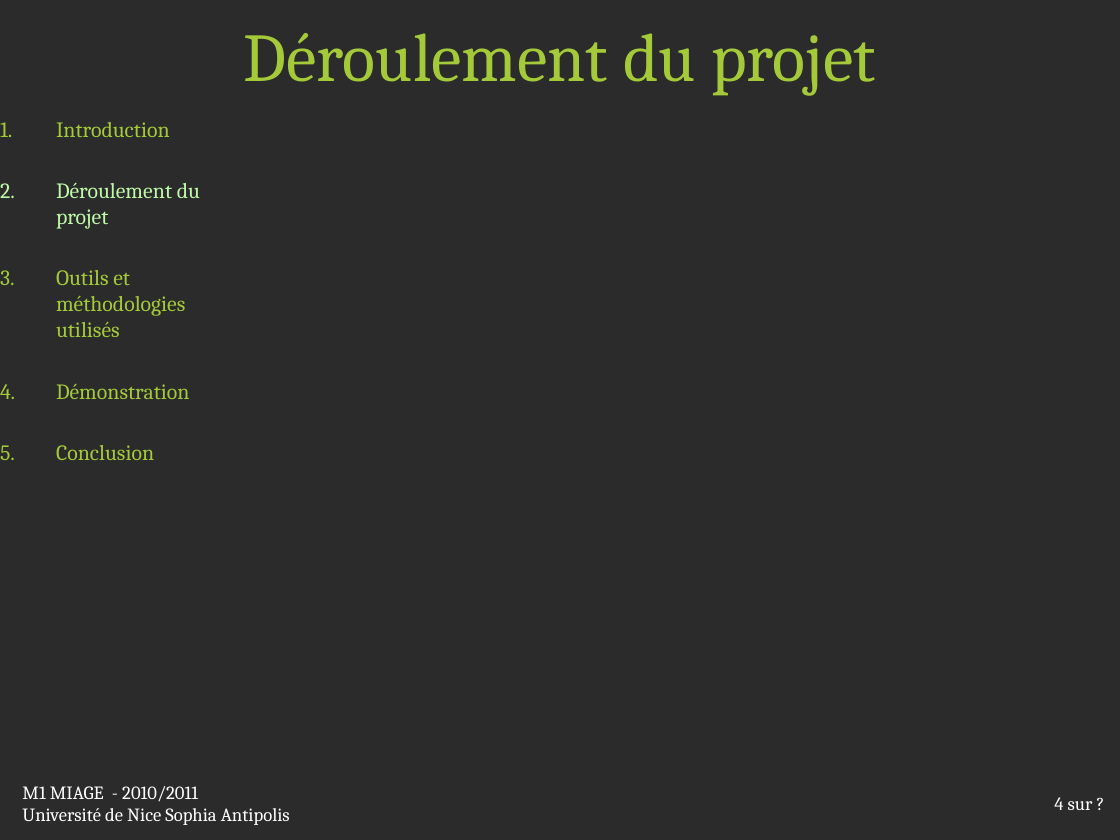
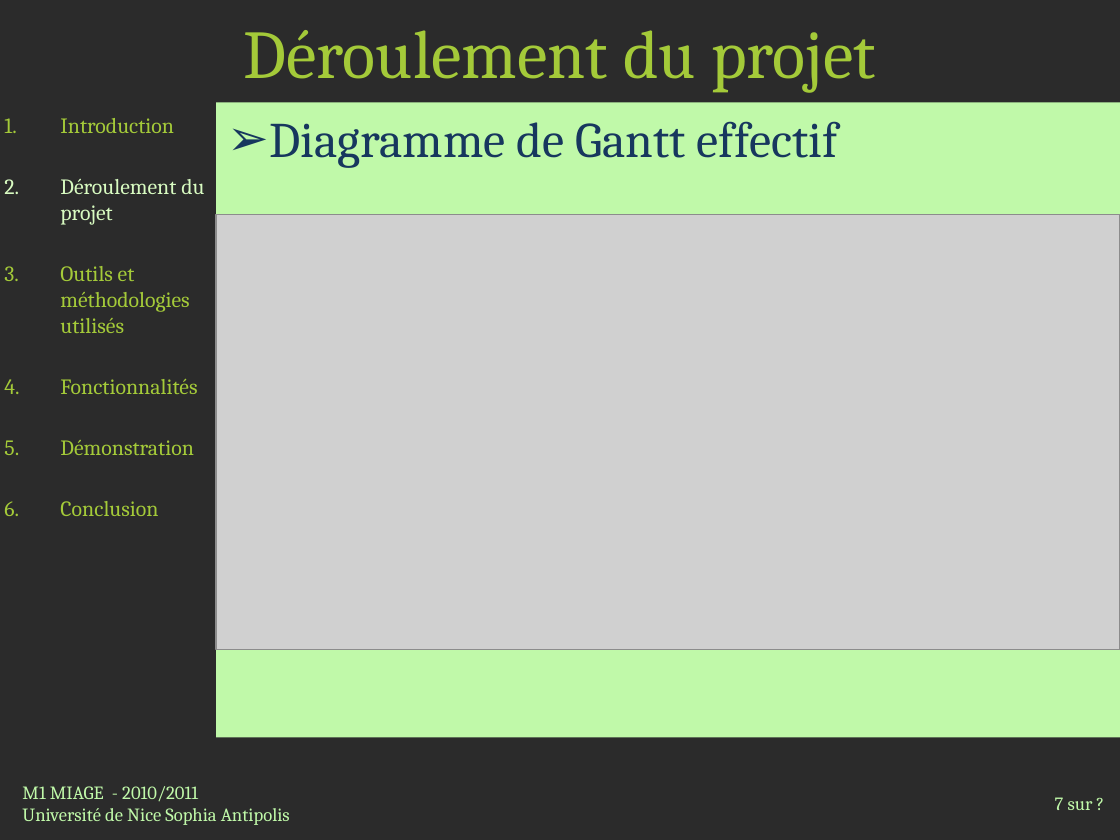
Before and after one commit to jlespagnard/android-advanced-player, a slide deck: slide 7 of AAP/docs/Presentation.pptx (slide 4 before the commit). Drawn at 1120x840 pixels with LibreOffice and Linux fonts; fonts in the diff are those of the drawing; grey boxes stand for pictures; background and template pictures are left out; a plain dark background stands for a picture behind light text. Boxes give left, top, right and bottom in pixels: in the first picture for what was removed or moved away, otherwise in the second. Text is boxed around its words. In the diff, an @@ line names an element or a change of style, - is before the commit and + after.

```diff
--- a/AAP/docs/Presentation.pptx
+++ b/AAP/docs/Presentation.pptx
@@ text added at <box>216,103,1120,738</box>, fill #C0F9A9, 32 pt, text #17375E @@
+➢ Diagramme de Gantt effectif
@@ text at <box>60,179,204,225</box>: text colour #C0F9A9 to #D8FBC1 in "Déroulement du projet" @@
@@ picture added at <box>216,215,1120,650</box> @@
@@ text at <box>60,379,197,394</box>: paragraph added @@
+4. Fonctionnalités
@@ text "M1 MIAGE - 2010/2011" at <box>22,786,290,825</box>: text colour #FFFFFF to #C0F9A9 @@
@@ page number at <box>1055,797,1093,810</box>: text changed; text colour #FFFFFF to #C0F9A9 @@
-4 sur ?
+7 sur ?
```
Also in this commit, not shown: 6 other slides changed, 8 slides added, 4 other files.
